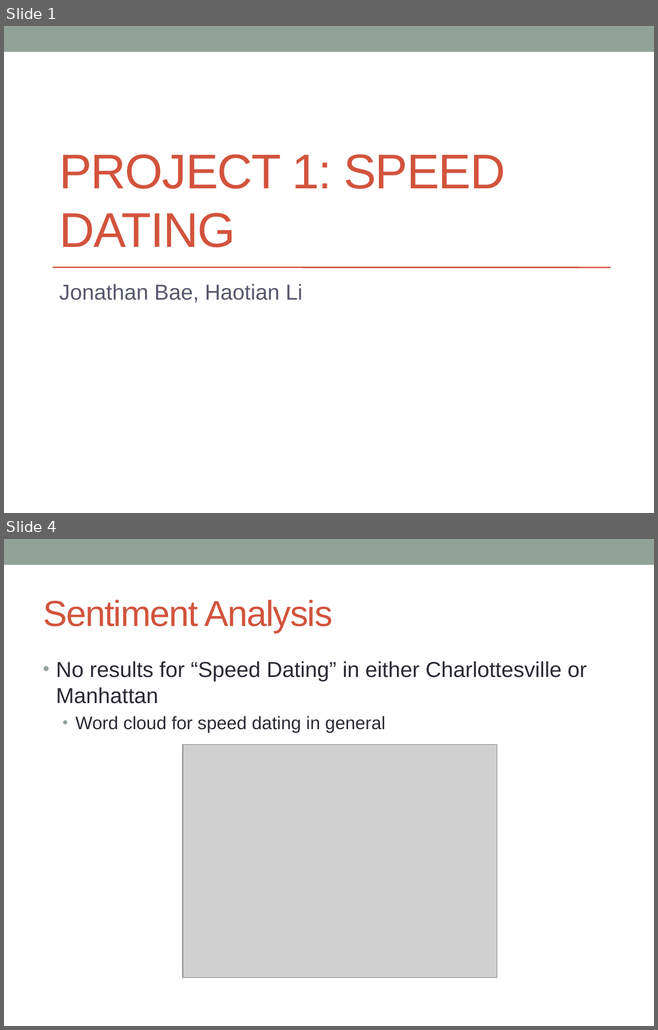
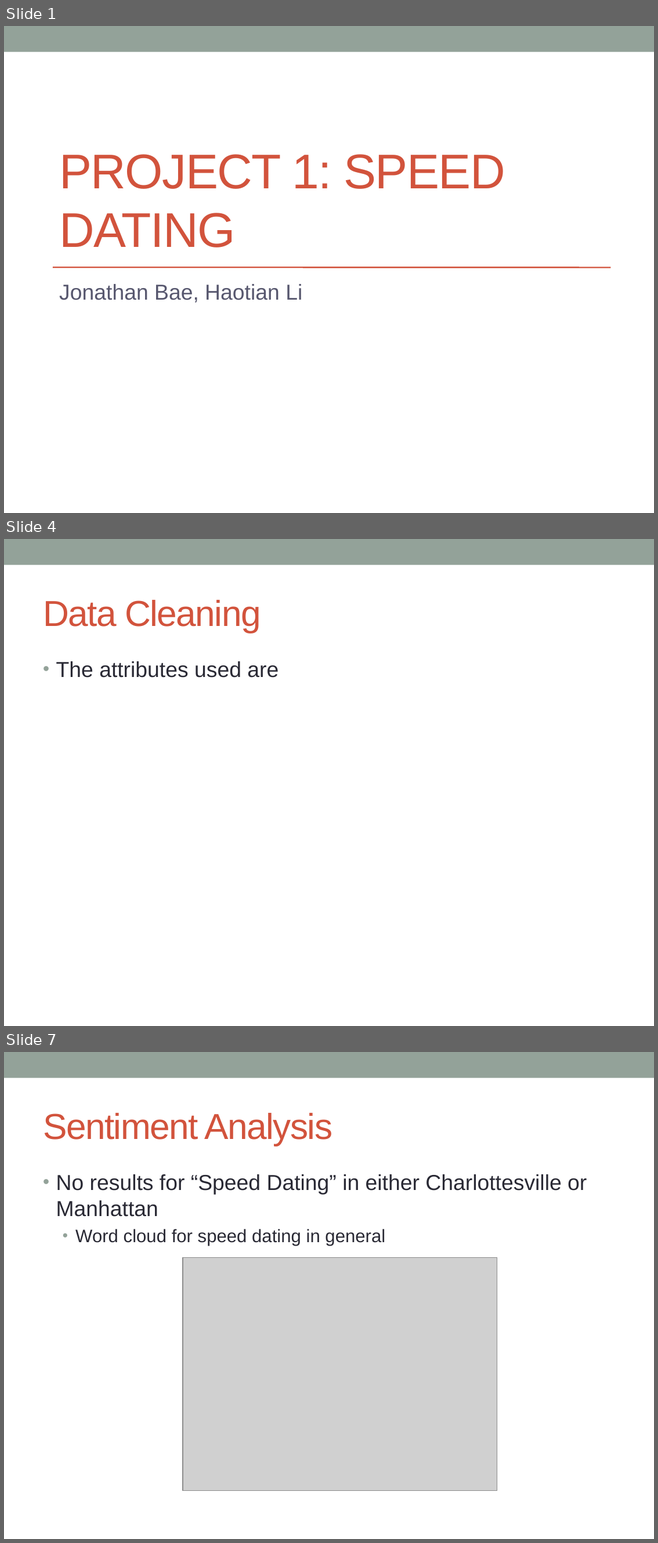
Before and after one commit to jonathanbae/4559Project1, a slide deck: baej.lih.project-1.pptx. Shown one above the other, each under a label of ours: slides 1 and 4 before the commit, slides 1, 4 and 7 after it; the slides between them are not shown. The pictures are 658x1030 and 658x1543 pixels, drawn with LibreOffice and Linux fonts; fonts in the diff are those of the drawing; grey boxes stand for pictures. Boxes give left, top, right and bottom in pixels: in the first picture for what was removed or moved away, otherwise in the second. Text is boxed around its words. In the diff, an @@ line names an element or a change of style, - is before the commit and + after.

```diff
--- a/baej.lih.project-1.pptx
+++ b/baej.lih.project-1.pptx
@@ slide 4 added at <box>4,539,654,1026</box>, background #FFFFFF; not listed: 1 template element that a slide beside it also shows @@
@@ title added at <box>43,600,261,633</box>, 40 pt, text #D2533C @@
+Data Cleaning
@@ text added at <box>56,661,278,678</box>, 24 pt, text #292934 @@
+• The attributes used are
@@ what was slide 4 is now slide 7 @@
```
Also in this commit, not shown: 1 slide changed, 3 other slides added, 1 slide removed, 1 other file.
